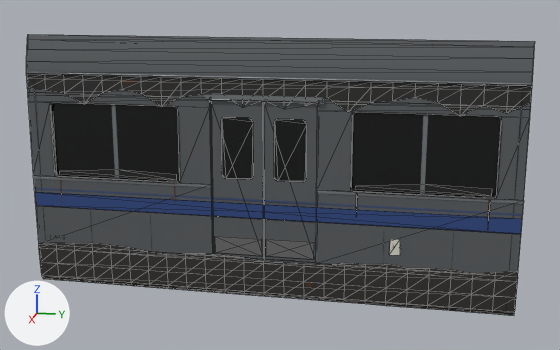
Before and after pictures for a commit that changed the glTF model LIMINAL V13/data/models/metro_dormant_b.glb.
One viewpoint serves both versions: a camera (50 mm lens) standing at (8.93, 1.96, 3.28) and looking at (0.05, 0.19, 1.06). Arrows for +X, +Y and +Z are at lower left; the lights stay in place. The older version comes first. Mesh edges are drawn as thin lines on the coarser meshes. Vertices at exactly the same position are counted once.

In view in the first picture: 'ablaufschmutz', 'bremsstaub', 'glas-2.7', 'glas1.1', 'oben', 'pfeiler-1.05', 'pfeiler0.65', 'streifen', 'tuer0', 'tuer1', 'unten-3.00', 'unten0.65' and 25 more.
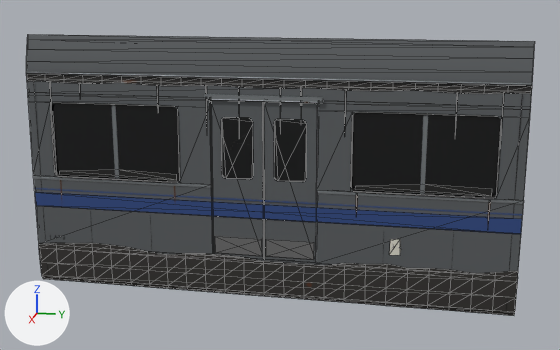
Boxes [x1, y1, x2, y2] around the edits, measured in the pictures (560 x 350 px):
'ablaufschmutz', reshaped
    before: [26, 74, 532, 114]
    after: [26, 74, 532, 137]
part 1 of me_ablaufschmutz, cut back
    before: [27, 78, 532, 114]
    after: [27, 78, 532, 137]

The change in detail:
me_ablaufschmutz is used by ob_ablaufschmutz; location (0.0, 0.0, 0.0).
me_ablaufschmutz had 75 vertices, 96 faces and spanned x 0.1..0.11, y -3.0..3.0, z 1.85..2.21.
me_ablaufschmutz now has 155 vertices, 156 faces and spans x 0.1..0.12, y -3.0..3.0, z 1.49..2.21.
Part 1, on me_ablaufschmutz:
4 vertices in x 0.11, y -2.0..2.0, z 2.0 move by (0.0, 0.0, 0.11).
3 vertices in x 0.11, y -3.0..3.0, z 2.03 move by (-0.01, 0.0, 0.09).
3 vertices in x 0.11, y -2.5..2.5, z 1.98 move by (0.0, 0.0, 0.13).
3 vertices in x 0.11, y -2.25..2.25, z 1.85 move by (0.0, 0.0, 0.26).
12 vertices move from x 0.11, y -2.75..2.75, z 1.86..2.05 to x 0.1..0.11, y -2.75..2.75, z 2.11..2.13.
80 vertices are added at x 0.1..0.12, y -2.7..2.71, z 1.49..2.13.
60 new faces join them.
